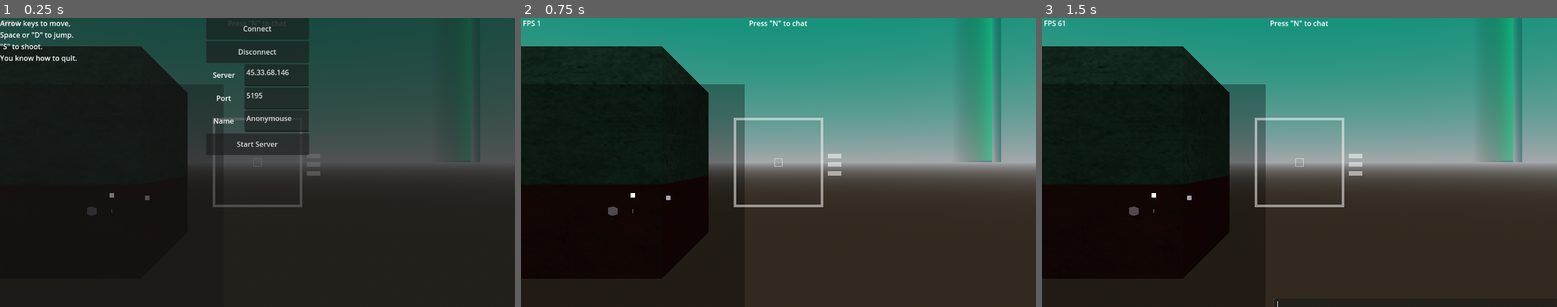
Above: before the commit, frames 1-3 (left to right).
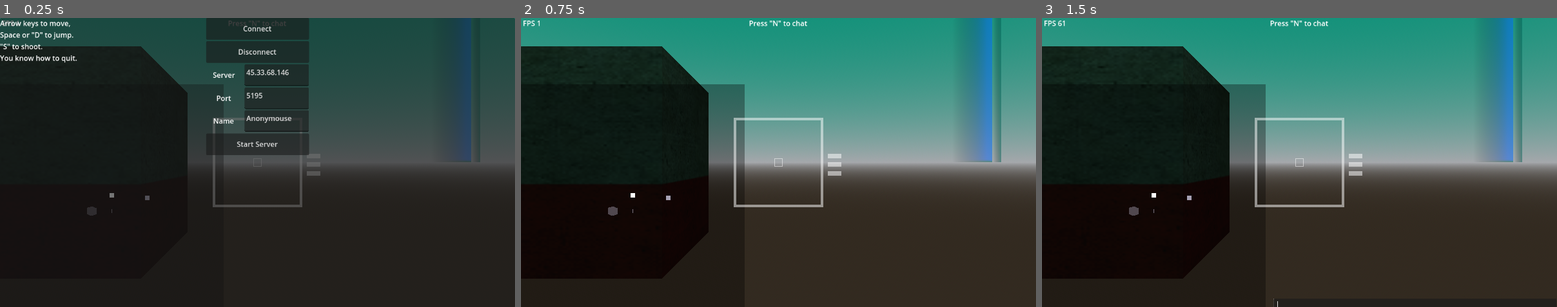
Above: after the commit, the same moments.

Repository: Gabooot/rebuild
Game: Godot game, scene res://game.tscn
Two runs of this game, one before a commit and one after it. Both use one fixed random seed, a clock stepped at 60 frames per second and the inputs below.
Inputs:
- Up to frame 1 (0.25 s): no input
- Up to frame 2 (0.75 s): click "Connect" at 0.5 s
- Up to frame 3 (1.5 s): tap N (toggle_all_chat) at 1.25 s; hold Right (turn_right) from 1.28 s (still down); hold Space (jump) from 1.28 s (still down)

The runs differ from the first frame. In frame 1, 0.7% of the frame differs, in the area x 90-92%, y 0-50%; in frame 2, 1.8%, in the area x 87-92%, y 0-50%; in frame 3, 1.8%.

Commit message:
Broken backup

Diff:
--- /dev/null
+++ b/ENET.gd
@@ -0,0 +1,98 @@
+extends Node
+
+const TIMEOUT_ON_JOIN = 2500
+# TODO change to configurable
+var max_players : int = 32
+
+@onready var base : Node = get_node("/root/game")
+var client_queue : Array = []
+var current_patient = null
+var active_ids : Array = []
+# Called when the node enters the scene tree for the first time.
+func _ready():
+	pass # Replace with function body.
+
+
+# Called every frame. 'delta' is the elapsed time since the previous frame.
+func _process(delta):
+	if multiplayer.is_server():
+		self.integrate_new_clients()
+
+func start_server(port : int) -> Error:
+	var server = ENetMultiplayerPeer.new()
+	var err = server.create_server(port)
+	if err != 0:
+		return err
+	else:
+		multiplayer.set_multiplayer_peer(server)
+		multiplayer.peer_connected.connect(_on_client_connected)
+		multiplayer.peer_disconnected.connect(_on_client_disconnected)
+		return 0
+
+func start_client(address : String, port : int) -> Error:
+	var client = ENetMultiplayerPeer.new()
+	var error = client.create_client(address, port)
+	multiplayer.set_multiplayer_peer(client)
+	return error
+
+func add_player(player_array : Array, tank_type : String) -> void:
+	base.emit_signal("player_added",{"id": player_array[0], "name": player_array[1], "type": tank_type})
+
+func _on_client_connected(id):
+	self._add_client(id)
+
+func _on_client_disconnected(id):
+	base.emit_signal("player_disconnected", id)
+
+func _add_client(id):
+	self.client_queue.append(id)
+
+func integrate_new_clients() -> void:
+	var patient = self.current_patient
+	if (not patient) and self.client_queue:
+		var id = self.client_queue.pop_front()
+		# id, name, udp confirmation
+		self.current_patient = [id, null, null, Time.get_ticks_msec()]
+		rpc_id(id, "sync_new_player", get_client_friendly_data(), id)
+	elif patient:
+		if not (null in patient):
+			self._server_add_player(patient.slice(0,2))
+			self.current_patient = null
+		elif (patient[3] - Time.get_ticks_msec()) > TIMEOUT_ON_JOIN:
+			multiplayer.network_peer.disconnect_peer(patient[1], true)
+			self.current_patient = null
+		else:
+			return
+	else:
+		return
+
+func _server_add_player(player_array : Array) -> void:
+	for id in active_ids:
+		rpc_id(id, "add_player", player_array, "client")
+	rpc_id(player_array[1], "add_player", player_array, "player")
+	self.add_player(player_array, "server")
+	self.active_ids.append(player_array[1])
+
+@rpc("reliable")
+func sync_new_player(names : Dictionary, passkey : int) -> void:
+	base.player_dictionary = names
+	rpc_id(1, "add_new_player_name", "Anonymous")
+	%UDP.start_client("127.0.0.1", 5194, passkey)
+
+
+@rpc("any_peer", "reliable")
+func add_new_player_name(player_name : String) -> void:
+	if multiplayer.get_remote_sender_id() != self.current_patient[1]:
+		return
+	else:
+		self.current_patient[1] = player_name
+
+func get_client_friendly_data() -> Dictionary:
+	var current_players = base.player_dictionary
+	var client_dictionary = {}
+
+	for key in current_players.keys():
+		var player = current_players[key]
+		client_dictionary[key] = {"name": player.name, "score": player.score, "type": player.type}
+
+	return client_dictionary
--- /dev/null
+++ b/Network.gd
@@ -0,0 +1,29 @@
+# Public interface for frankenstein networking setup
+extends Node
+
+# Called when the node enters the scene tree for the first time.
+func _ready():
+	pass # Replace with function body.
+
+
+# Called every frame. 'delta' is the elapsed time since the previous frame.
+func _process(_delta):
+	pass
+
+# Don't call this before starting network
+func poll() -> Array[OrderedInput]:
+	return %UDP.poll()
+
+func start_server(port : int) -> Error:
+	var error = %ENET.start_server(port)
+	%UDP.start_server(port)
+	return error
+
+func start_client(address : String, port : int) -> Error:
+	var error = %ENET.start_client(address, port)
+	%UDP.start_client(address, port)
+	return error
+
+#Send unreliable updates (Array of OrderedInputs) via raw UDP.
+func send_updates(updates : Array[OrderedInput]) -> void:
+	%UDP.send_updates(updates)
--- /dev/null
+++ b/UDP.gd
@@ -0,0 +1,80 @@
+extends Node
+var client = PacketPeerUDP.new()
+var server = UDPServer.new()
+var polling_method : Callable = self.poll_client
+var input_method : Callable = self.send_inputs_to_server
+var peers : Array = []
+
+# Called when the node enters the scene tree for the first time.
+func _ready():
+	pass # Replace with function body.
+
+
+# Called every frame. 'delta' is the elapsed time since the previous frame.
+func _process(delta):
+	pass
+
+func poll() -> Array[OrderedInput]:
+	return polling_method.call()
+
+func send_updates(inputs : Array[OrderedInput]) -> void:
+	return input_method.call(inputs)
+
+func start_client(address : String, port : int, passkey : int) -> Error:
+	polling_method = self.poll_client
+	input_method = self.send_inputs_to_server
+	client.connect_to_host(address, port)
+	var err = client.put_packet(var_to_bytes(passkey))
+	return err
+
+func start_server(port : int) -> Error:
+	polling_method = self.poll_server
+	input_method = self.send_inputs_to_clients
+	var error = server.listen(port)
+	return error
+
+func initialize_new_clients() -> void:
+	if server.is_connection_available():
+		var peer : PacketPeerUDP = server.take_connection()
+		var packet = peer.get_packet()
+		var error = peer.get_packet_error()
+		if (error == OK) and (%ENET.current_patient):
+			var data = bytes_to_var(packet)
+			if data == %ENET.current_patient[0]:
+				%ENET.current_patient[2] = true
+				self.peers.append([peer, data])
+	else:
+		return
+
+func send_inputs_to_server(inputs : Array[PlayerInput]) -> void:
+	for input in inputs:
+		client.put_packet(input.to_byte_array())
+
+func poll_server() -> Array[PlayerInput]:
+	var inputs = []
+	for peer in peers:
+		while peer[0].get_available_packet_count() > 0:
+			var packet = bytes_to_var(peer[0].get_packet())
+			if typeof(packet) != 28:
+				continue
+			else:
+				packet.append(peer[1])
+			packet = PlayerInput.new.callv(packet)
+			inputs.append(packet)
+	return inputs
+
+# TODO combine packets optimally
+func send_inputs_to_clients(inputs : Array[ServerInput]) -> void:
+	var byte_arrays : Array[PackedByteArray]= []
+	for input in inputs:
+		byte_arrays.append(input.to_byte_array())
+	for peer in self.peers:
+		for byte_array in byte_arrays:
+			peer[0].put_packet(byte_array)
+
+func poll_client() -> Array[ServerInput]:
+	var packets : Array[ServerInput] = []
+	while client.get_available_packet_count() > 0:
+		var packet = client.get_packet()
+		packets.append(ServerInput.new.callv(bytes_to_var(packet)))
+	return packets
--- a/base.gd
+++ b/base.gd
@@ -2,9 +2,10 @@
 
 signal tank_hit(shooter, target)
 signal message_received(message, sender)
+signal player_added(player_array : Array)
 
 @export var RADAR_SCALE : int = 5
-# Called when the node enters the scene tree for the first time.
+
 func _ready():
 	print("starting")
 	if "--server" in OS.get_cmdline_args():
--- a/bullet.tscn
+++ b/bullet.tscn
@@ -25,7 +25,7 @@
 shape = SubResource("SphereShape3D_30q2e")
 
 [node name="bulletlight" type="OmniLight3D" parent="."]
-light_color = Color(0.917647, 0.266667, 0.643137, 1)
+light_color = Color(0, 0.666667, 0.0313726, 1)
 light_volumetric_fog_energy = 0.0
 
 [node name="mob" parent="." instance=ExtResource("2_j7aop")]
--- a/client.gd
+++ b/client.gd
@@ -54,8 +54,7 @@
 
 func send_player_update() -> void:
 	var data = %player.input_stream[-1]
-	data = [data.rotation, data.speed, float(data.jumped), float(data.shot_fired), float(data.time)]
-	udp.put_packet(PackedFloat32Array(data).to_byte_array())
+	udp.put_packet(data.to_byte_array())
 
 # ADD PACKET SORTING!?!?!?!?!?!?
 func get_newest_update() -> void:
@@ -106,13 +105,13 @@
 
 func update_sync_factor(packet : Dictionary) -> void:
 	var clock_diff = packet.player_ticks_msec - (packet.server_ticks_msec) #- latency)
-	self.sync_history[sync_counter % 31] = clock_diff
+	self.sync_history[sync_counter % 121] = clock_diff
 	sync_counter += 1
 
 func get_sync_factor() -> int:
 	var median = self.sync_history.duplicate()
 	median.sort()
-	return median[15]
+	return median[60]
 
 func _on_client_button_button_up():
 	pass
--- a/game.tscn
+++ b/game.tscn
@@ -1,14 +1,17 @@
-[gd_scene load_steps=43 format=3 uid="uid://c7xns8f3lcqry"]
+[gd_scene load_steps=46 format=3 uid="uid://c7xns8f3lcqry"]
 
 [ext_resource type="Script" path="res://base.gd" id="1_gsxox"]
 [ext_resource type="Script" path="res://ENETServer.gd" id="2_48e4v"]
+[ext_resource type="Script" path="res://Network.gd" id="2_hg1ab"]
 [ext_resource type="Script" path="res://server.gd" id="2_jja4c"]
 [ext_resource type="Texture2D" uid="uid://c3wjtmtk32syv" path="res://BZtextures/std_ground.png" id="2_w8ucs"]
 [ext_resource type="Script" path="res://ENETClient.gd" id="3_6mai3"]
 [ext_resource type="Script" path="res://client.gd" id="3_ftabj"]
 [ext_resource type="Script" path="res://block.gd" id="3_si3qn"]
+[ext_resource type="Script" path="res://UDP.gd" id="3_tgw5c"]
 [ext_resource type="Texture2D" uid="uid://be0yonubji1xy" path="res://BZtextures/red_basewall.png" id="4_h43vm"]
 [ext_resource type="Script" path="res://telecollide.gd" id="4_jtcsi"]
+[ext_resource type="Script" path="res://ENET.gd" id="4_nnbv8"]
 [ext_resource type="Script" path="res://camera.gd" id="4_ylhbn"]
 [ext_resource type="Texture2D" uid="uid://dlgj6psttkqne" path="res://BZtextures/tetrawall.png" id="5_ywum4"]
 [ext_resource type="Script" path="res://rotater.gd" id="6_emosf"]
@@ -107,6 +110,17 @@
 [node name="game" type="Node3D"]
 script = ExtResource("1_gsxox")
 
+[node name="Network" type="Node" parent="."]
+script = ExtResource("2_hg1ab")
+
+[node name="UDP" type="Node" parent="Network"]
+unique_name_in_owner = true
+script = ExtResource("3_tgw5c")
+
+[node name="ENET" type="Node" parent="Network"]
+unique_name_in_owner = true
+script = ExtResource("4_nnbv8")
+
 [node name="ENETServer" type="Node" parent="."]
 unique_name_in_owner = true
 script = ExtResource("2_48e4v")
@@ -125,11 +139,10 @@
 
 [node name="DirectionalLight3D" type="DirectionalLight3D" parent="."]
 transform = Transform3D(-4.37114e-08, -0.737277, -0.67559, 0, -0.67559, 0.737277, -1, 3.22274e-08, 2.9531e-08, 0, 0, 0)
-light_color = Color(0.976471, 0.286275, 0.0627451, 1)
-light_energy = 3.105
+light_color = Color(0.972549, 0, 0.576471, 1)
+light_energy = 3.527
 light_bake_mode = 1
 shadow_enabled = true
-directional_shadow_pancake_size = 0.0
 
 [node name="teleporter" parent="." instance=ExtResource("7_jsc8d")]
 transform = Transform3D(1, 0, 0, 0, 1, 0, 0, 0, 1, 0, 2, 7)
--- /dev/null
+++ b/input_buffer.gd
@@ -0,0 +1,26 @@
+extends RefCounted
+class_name InputBuffer
+
+var max_length : int
+var buffer : Array = []
+var start_index : int = 0
+
+#asdfasdfasdf
+func _init(starting_input : OrderedInput, length : int = 4):
+	self.set_max_length(length)
+
+func set_max_length(length : int) -> void:
+	self.max_length = length
+
+func add(new_input : OrderedInput) -> void:
+	if new_input.order < self.buffer[-1].order:
+		return
+	else:
+		self.buffer.append(new_input)
+		self.buffer.sort_custom(func(a:OrderedInput, b:OrderedInput): return a.order > b.order)
+		if len(self.buffer) > self.max_length:
+			self.buffer.pop_back()
+
+
+func take() -> OrderedInput:
+	return self.buffer[-1]
--- /dev/null
+++ b/ordered_input.gd
@@ -0,0 +1,3 @@
+extends RefCounted
+class_name OrderedInput
+var order : int = 0
--- a/player.gd
+++ b/player.gd
@@ -22,7 +22,7 @@
 		print("Stats, # of interpolations: ", self.interpolates, " # of teleports: ", self.teles, " /total: ", stats)
 
 func get_player_input() -> Dictionary:
-	var game_input = {"rotation": 0.0, "speed": 0.0, "jumped": false, "shot_fired": false, "time": Time.get_ticks_msec()}
+	var game_input = PlayerInput.new()
 
 	game_input.rotation = Input.get_action_strength("turn_left") - Input.get_action_strength("turn_right")
 	game_input.speed = -Input.get_action_strength("move_backward") + Input.get_action_strength("move_forward")
@@ -31,7 +31,7 @@
 		game_input.jumped = true
 	if Input.is_action_just_pressed("shoot"):
 		game_input.shot_fired = true
-
+	game_input.order = input_stream[-1].order + 1
 	input_stream.append(game_input)
 
 	return game_input
@@ -58,6 +58,7 @@
 	%input_tracker.move_from_input(current_input)
 	%server_tracker.predict_transform(data)
 	self._determine_error()
+	get_node("input_tracker/first_person_camera").global_transform = %input_tracker.global_transform
 
 	#print("Stats, # of interpolations: ", self.interpolates, " # of teleports: ", self.teles, " /total: ", stats)
 
--- /dev/null
+++ b/player_input.gd
@@ -0,0 +1,30 @@
+extends OrderedInput
+class_name PlayerInput
+
+var rotation : float = 0.0
+var speed : float = 0.0
+var jumped : bool = false
+var shot_fired : bool = false
+var id : Variant = null
+
+# Called when the node enters the scene tree for the first time.
+func _ready():
+	pass # Replace with function body.
+
+
+# Called every frame. 'delta' is the elapsed time since the previous frame.
+func _process(delta):
+	pass
+
+func _init(rotation : float=0.0, speed : float=0.0, jumped : bool=false, shot_fired : bool=false, order : int=0, id: Variant = null):
+	if (abs(rotation) > 1) or (abs(speed) > 1):
+		self.free()
+	self.rotation = rotation
+	self.speed = speed
+	self.jumped = jumped
+	self.shot_fired = shot_fired
+	self.order = order
+	self.id = id
+
+func to_byte_array() -> PackedByteArray:
+	return var_to_bytes([self.rotation, self.speed, self.jumped, self.shot_fired, self.order])
--- a/project.godot
+++ b/project.godot
@@ -88,7 +88,6 @@
 [rendering]
 
 textures/canvas_textures/default_texture_filter=2
-renderer/rendering_method="mobile"
 gl_compatibility/item_buffer_size=8192
 shader_compiler/shader_cache/strip_debug=true
 reflections/sky_reflections/texture_array_reflections=false
--- /dev/null
+++ b/server_input.gd
@@ -0,0 +1,20 @@
+extends RefCounted
+class_name ServerInput
+
+var id : int
+var quat : Quaternion
+var origin : Vector3
+var velocity : Vector3
+var shot_fired : bool
+
+func _init(slot:int=0,quat:Quaternion=Quaternion(0,0,0,0),origin:Vector3=Vector3(0,0,0),\
+velocity:Vector3=Vector3(0,0,0),shot_fired:bool=false,id:int=0):
+	self.slot = slot
+	self.quat = quat
+	self.origin = origin
+	self.velocity = velocity
+	self.shot_fired = shot_fired
+	self.id = id
+
+func to_byte_array() -> PackedByteArray:
+	return var_to_bytes([self.slot, self.quat, self.origin, self.velocity, self.shot_fired])
